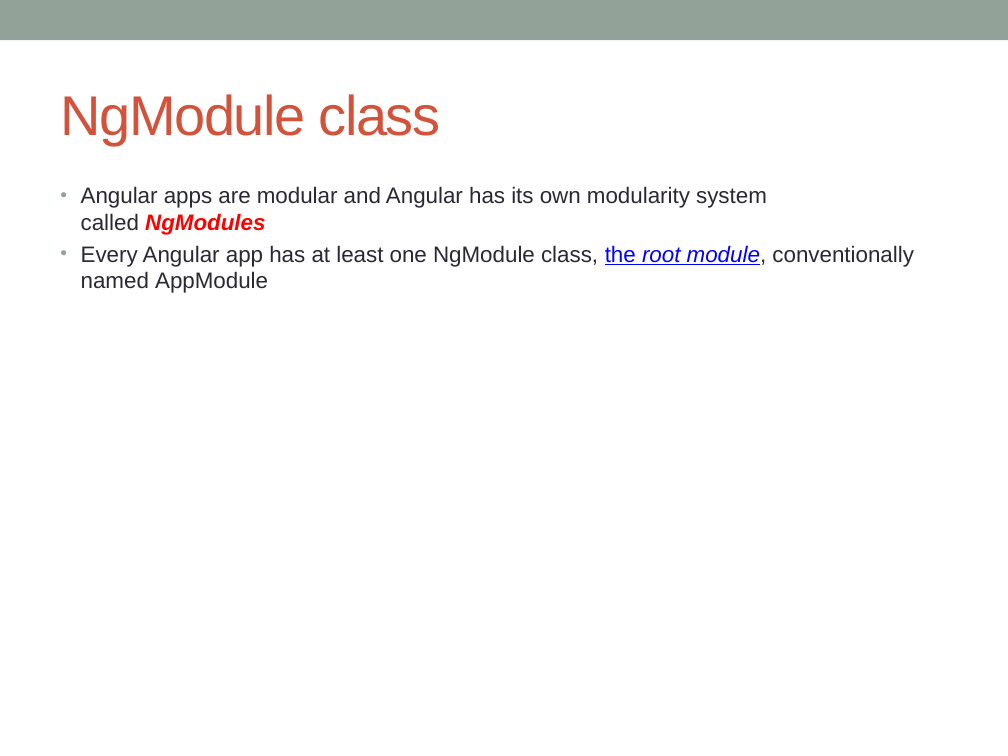
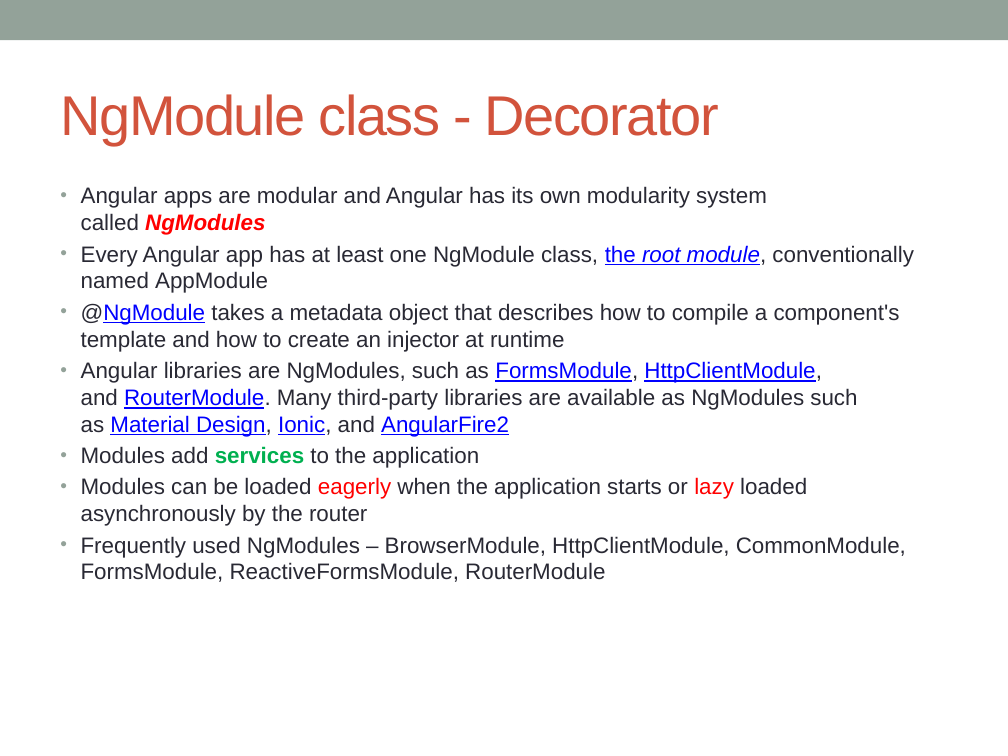
Before and after one commit to notionquest/ProjectDocumentation, a slide deck: slide 4 of Angular.pptx. Drawn at 1008x756 pixels with LibreOffice and Linux fonts; fonts in the diff are those of the drawing. Boxes give left, top, right and bottom in pixels: in the first picture for what was removed or moved away, otherwise in the second. Text is boxed around its words. In the diff, an @@ line names an element or a change of style, - is before the commit and + after.

Commit message:
Forms and observables
Forms and observables

```diff
--- a/Angular.pptx
+++ b/Angular.pptx
@@ title at (60,94,720,145): text changed @@
-NgModule class
+NgModule class - Decorator
@@ text at (81,303,906,582): paragraphs added @@
+• @NgModule takes a metadata object that describes how to compile a component's template and how to create an injector at runtime
+• Angular libraries are NgModules, such as FormsModule, HttpClientModule, and RouterModule. Many third-party libraries are available as NgModules such as Material Design, Ionic, and AngularFire2
+• Modules add services to the application
+• Modules can be loaded eagerly when the application starts or lazy loaded asynchronously by the router
+• Frequently used NgModules – BrowserModule, HttpClientModule, CommonModule, FormsModule, ReactiveFormsModule, RouterModule
```
Also in this commit, not shown: 1 other slide changed, 6 slides added.
